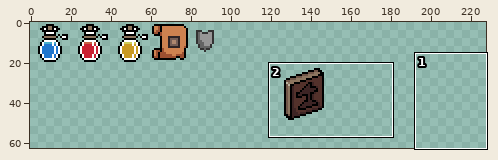
File history of a pixel-art file, markup.ase. The picture above shows the old version from afar; the outline marks the close-up.
Close-up. Earlier state:
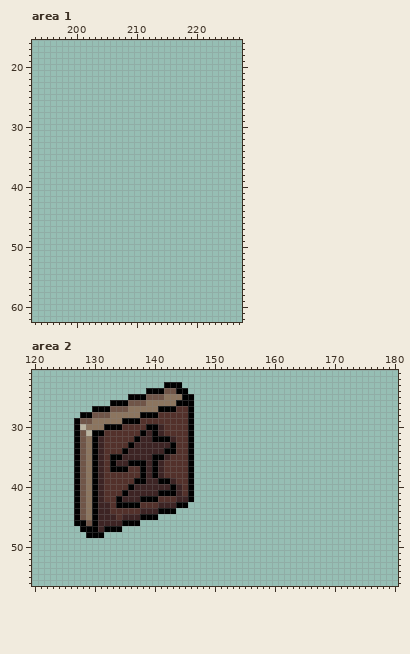
300x300 pixels, 1 frame. Shown: area 1: x 193..227, y 16..62; area 2: x 120..180, y 21..56. The wide view leaves out empty margins.
The result:
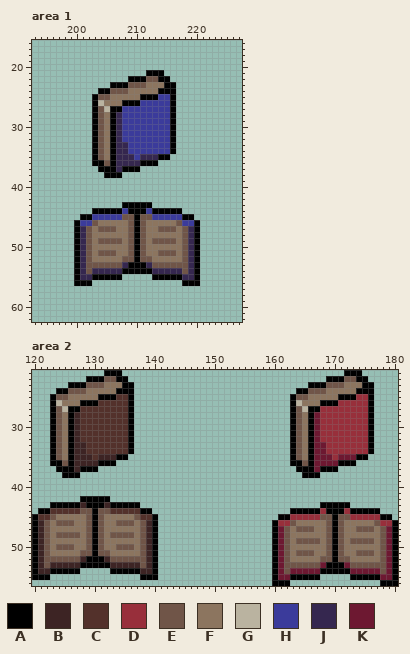
Palette (. is transparent): A #000000  B #3d2424  C #53312b  D #982f3b  E #705548  F #8c755f  G #bab3a0  H #3b3b9b  J #35274f  K #6d1831
What changed:
Area 1:
y 21: x 212..214 ... -> AAA
y 22: x 209..215 ....... -> AAAEEAA
y 23: x 206..216 ........... -> AAAEEEFFFAA
y 24: x 204..216 ............. -> AAEEEFFFFFAAA
y 25: x 203..216 .............. -> AEEFFFFFAAAHHA
y 26: x 203..216 .............. -> AGFFFAAAHHHHHA
y 27: x 203..216 .............. -> AEGAAHHHHHHHHA
y 28..32: x 203..216 .............. -> AEFAJHHHHHHHHA
y 33..34: x 203..216 .............. -> AEFAJJHHHHHHHA
y 35: x 203..215 ............. -> AEFAJJJHJJJAA
y 36: x 203..213 ........... -> AAEAJJJJAAA
y 37: x 204..210 ....... -> AAAJAAA
y 38: x 205..207 ... -> AAA
y 43: x 208..212 ..... -> AAAAA
y 44: x 203..217 ............... -> AAAAAHAAAHAAAAA
y 45: x 201..219 ................... -> AAHHHHHEEAEEHHHHHAA
y 46: x 200..220 ..................... -> AHHEFFFFFEAEFFFFFEHHA
y 47: x 200..220 ..................... -> AJEFEEEFFEAEFFEEEFEJA
y 48: x 200..220 ..................... -> AJEFFFFFFEAEFFFFFFEJA
y 49: x 200..220 ..................... -> AJEFEEEEFEAEFEEEEFEJA
y 50: x 200..220 ..................... -> AJEFFFFFFEAEFFFFFFEJA
y 51: x 200..220 ..................... -> AJEFEEEFFEAEFFEEEFEJA
y 52: x 200..220 ..................... -> AJEFFFFFEEAEEFFFFFEJA
y 53: x 200..220 ..................... -> AJEEEEEEJAAAJEEEEEEJA
y 54: x 200..220 ..................... -> AJEJJJJJAAAAAJJJJJEJA
y 55: x 200..207 ........ -> AJJAAAAA; x 213..220 ........ -> AAAAAJJA
y 56: x 200..202 ... -> AAA; x 218..220 ... -> AAA
Area 2:
y 21: x 132..134 ... -> AAA; x 172..174 ... -> AAA
y 22: x 129..135 ....... -> AAAEEAA; x 169..175 ....... -> AAAEEAA
y 23: x 126..136 ........... -> AAAEEEFFFAA; x 142..144 AAA -> ...; x 166..176 ........... -> AAAEEEFFFAA
y 24: x 124..136 ............. -> AAEEEFFFFFAAA; x 139..145 AAAEEAA -> .......; x 164..176 ............. -> AAEEEFFFFFAAA
y 25: x 123..135 ............. -> AEEFFFFFAAACC; x 137..146 AAEEEFFFAA -> ..........; x 163..176 .............. -> AEEFFFFFAAADDA
y 26: x 123..146 ..........AAAEEEFFFFFAAA -> AGFFFAAACCCCCA..........; x 163..176 .............. -> AGFFFAAADDDDDA
y 27: x 123..146 .......AAAEEEFFFFFAAACCA -> AEGAACCCCCCCCA..........; x 163..176 .............. -> AEGAADDDDDDDDA
y 28: x 123..146 .....AAEEEFFFFFAAACCCCCA -> AEFABCCCCCCCCA..........; x 163..176 .............. -> AEFAKDDDDDDDDA
y 29: x 123..135 ....AEEFFFFFA -> AEFABCCCCCCCC; x 137..146 ACCCCCCCCA -> ..........; x 163..176 .............. -> AEFAKDDDDDDDDA
y 30: x 123..134 ....AGFFFAAA -> AEFABCCCCCCC; x 136..146 CCCAABCCCCA -> A..........; x 163..176 .............. -> AEFAKDDDDDDDDA
y 31: x 123..131 ....AEGAA -> AEFABCCCC; x 136..146 CCABABCCCCA -> A..........; x 163..176 .............. -> AEFAKDDDDDDDDA
y 32: x 123..131 ....AEFAB -> AEFABCCCC; x 136..146 CABBAAABCCA -> A..........; x 163..176 .............. -> AEFAKDDDDDDDDA
y 33: x 123..131 ....AEFAB -> AEFABBCCC; x 137..146 BBBBBBACCA -> ..........; x 163..176 .............. -> AEFAKKDDDDDDDA
y 34: x 123..131 ....AEFAB -> AEFABBCCC; x 135..146 ABBBBBBAACCA -> CA..........; x 163..176 .............. -> AEFAKKDDDDDDDA
y 35: x 123..130 ....AEFA -> AEFABBBC; x 132..133 CA -> BB; x 135..146 BBBBBAABCCCA -> A...........; x 163..175 ............. -> AEFAKKKDKKKAA
y 36: x 123..132 ....AEFABC -> AAEABBBBAA; x 134..146 BBAAABABCCCCA -> .............; x 163..173 ........... -> AAEAKKKKAAA
y 37: x 124..129 ...AEF -> AAABAA; x 131..146 BCAAACCABABCCCCA -> ................; x 164..170 ....... -> AAAKAAA
y 38: x 125..126 .. -> AA; x 128..146 EFABCCCCCCABABCCCCA -> ...................; x 165..167 ... -> AAA
y 39: x 127..146 AEFABCCCCCAABBAABCCA -> ....................
y 40: x 127..146 AEFABCCCCABBBBBBABCA -> ....................
y 41: x 127..146 AEFABCCCABBBBBAAABCA -> ....................
y 42: x 127..129 AEF -> .AA; x 131..146 BCCABBBAAACCCBBA -> AA..............
y 43: x 123..126 .... -> AAAA; x 128..129 EF -> BA; x 131 B -> A; x 133 C -> A; x 138..145 CCCBBBAA -> ........; x 168..172 ..... -> AAAAA
y 44: x 121..127 ......A -> AACCCCC; x 129 F -> E; x 131..132 BB -> EE; x 138..143 BBBAAA -> AA....; x 163..177 ............... -> AAAAADAAADAAAAA
y 45: x 120..129 .......AEF -> ACCEFFFFFE; x 131..139 BBBCBBBAA -> EFFFFFECC; x 161..179 ................... -> AADDDDDEEAEEDDDDDAA
y 46: x 120..128 .......AA -> ABEFEEEFF; x 131..140 BBBBAAA... -> EFFEEEFEBA; x 160..180 ..................... -> ADDEFFFFFEAEFFFFFEDDA
y 47: x 120..129 ........AA -> ABEFFFFFFE; x 131..140 BAAA...... -> EFFFFFFEBA; x 160..180 ..................... -> AKEFEEEFFEAEFFEEEFEKA
y 48: x 120..129 .........A -> ABEFEEEEFE; x 131..140 A......... -> EFEEEEFEBA; x 160..180 ..................... -> AKEFFFFFFEAEFFFFFFEKA
y 49: x 120..140 ..................... -> ABEFFFFFFEAEFFFFFFEBA; x 160..180 ..................... -> AKEFEEEEFEAEFEEEEFEKA
y 50: x 120..140 ..................... -> ABEFEEEFFEAEFFEEEFEBA; x 160..180 ..................... -> AKEFFFFFFEAEFFFFFFEKA
y 51: x 120..140 ..................... -> ABEFFFFFEEAEEFFFFFEBA; x 160..180 ..................... -> AKEFEEEFFEAEFFEEEFEKA
y 52: x 120..140 ..................... -> ABEEEEEEBAAABEEEEEEBA; x 160..180 ..................... -> AKEFFFFFEEAEEFFFFFEKA
y 53: x 120..140 ..................... -> ABEBBBBBAAAAABBBBBEBA; x 160..180 ..................... -> AKEEEEEEKAAAKEEEEEEKA
y 54: x 120..127 ........ -> ABBAAAAA; x 133..140 ........ -> AAAAABBA; x 160..180 ..................... -> AKEKKKKKAAAAAKKKKKEKA
y 55: x 120..122 ... -> AAA; x 138..140 ... -> AAA; x 160..167 ........ -> AKKAAAAA; x 173..180 ........ -> AAAAAKKA
y 56: x 160..162 ... -> AAA; x 178..180 ... -> AAA
